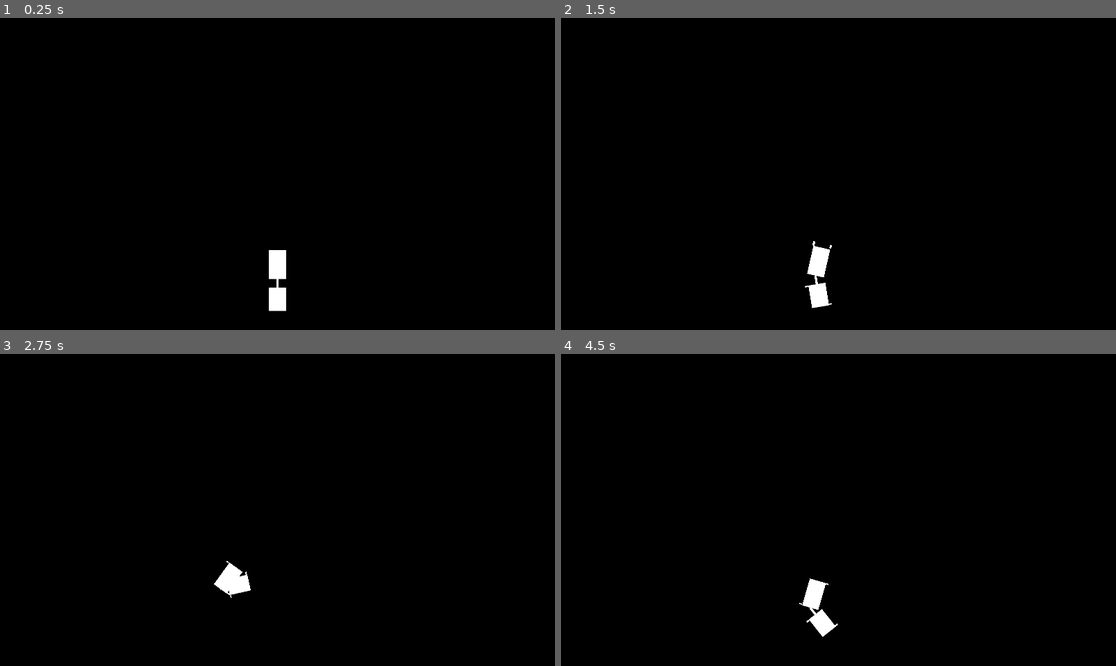
Above: before the commit, frames 1-4 (two rows, left to right).
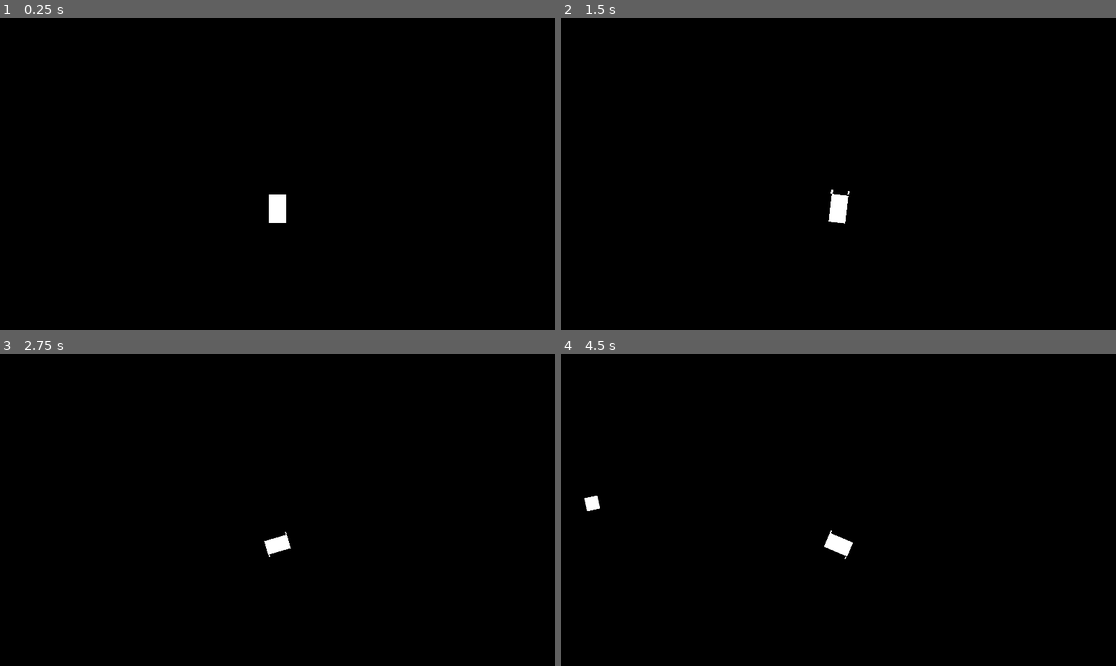
Above: after the commit, the same moments.

Repository: liamfmoran/1-bit-jam
Game: Godot game, scene res://scenes/main.tscn
The game is run twice, just before and just after one commit, with the same random seed, the same clock (stepped at 60 frames per second) and the same inputs.
Inputs:
- Up to frame 1 (0.25 s): no input
- Up to frame 2 (1.5 s): tap Enter at 0.5 s; hold D (turn_right) 0.53-1.28 s; hold S (thrust_reverse) from 1.28 s (still down)
- Up to frame 3 (2.75 s): release S (thrust_reverse) at 2.03 s; hold D (turn_right) from 2.03 s (still down)
- Up to frame 4 (4.5 s): release D (turn_right) at 2.78 s; hold W (thrust_forward) 2.78-3.53 s; hold A (turn_left) from 3.53 s (still down)

The runs differ from the first frame. In frame 1, 0.8% of the frame differs, in the area x 48-52%, y 56-94%; in frame 2, 0.8%; in frame 3, 0.6%; in frame 4, 0.9%, in the area x 4-53%, y 45-91%.

Commit message:
Vertigo simulator

Diff:
--- a/project.godot
+++ b/project.godot
@@ -49,8 +49,8 @@
 
 [physics]
 
+3d/physics_engine="Jolt Physics"
 2d/default_gravity=0.0
-3d/physics_engine="Jolt Physics"
 
 [rendering]
 
--- a/scenes/main.tscn
+++ b/scenes/main.tscn
@@ -7,10 +7,4 @@
 script = ExtResource("1_main")
 
 [node name="Truck" parent="." unique_id=792170668 instance=ExtResource("2_truck")]
-position = Vector2(960, 851)
-forward_thrust_force = 1000.0
-truck_mass = 4.0
-trailer_count = 1
-
-[node name="Camera2D" type="Camera2D" parent="Truck" unique_id=1455526756]
-position = Vector2(0, -314)
+position = Vector2(960, 540)
--- a/scripts/truck/truck.gd
+++ b/scripts/truck/truck.gd
@@ -13,11 +13,16 @@
 @export var camera_zoom_max: float = 0.7
 @export var camera_zoom_speed_ref: float = 400.0
 @export var camera_zoom_smoothing: float = 3.0
+@export var camera_rotation_smoothing: float = 5.0
+@export var camera_forward_offset: float = 120.0
 @export var trailer_count: int = 0
 
 var _flames: Dictionary = {}
 var _thruster_positions: Dictionary = {}
 var _trailers: Array[RigidBody2D] = []
+var _cam_rotation: float = 0.0
+var _cam_zoom: float = 1.0
+var _viewport_center: Vector2
 
 const TRAILER_SCENE := preload("res://scenes/truck/trailer.tscn")
 
@@ -29,6 +34,7 @@
 	angular_damp = angular_damp_value
 	collision_layer = 1
 	collision_mask = 7
+	_viewport_center = get_viewport_rect().size / 2.0
 	_calculate_thruster_positions()
 	_cache_flame_references()
 	_update_truck_visuals()
@@ -52,10 +58,7 @@
 	var speed := linear_velocity.length()
 	var zoom_t := clampf(speed / camera_zoom_speed_ref, 0.0, 1.0)
 	var target_zoom := lerpf(camera_zoom_min, camera_zoom_max, zoom_t)
-	var camera: Camera2D = $Camera2D
-	var current: float = camera.zoom.x
-	var new_zoom := lerpf(current, target_zoom, _delta * camera_zoom_smoothing)
-	camera.zoom = Vector2(new_zoom, new_zoom)
+	_cam_zoom = lerpf(_cam_zoom, target_zoom, _delta * camera_zoom_smoothing)
 
 	if Input.is_action_pressed("thrust_forward"):
 		var force := _local_to_global_dir(Vector2(0, -forward_thrust_force))
@@ -94,6 +97,17 @@
 		)
 		_show_flame("turn_br")
 		_show_flame("turn_tl")
+
+
+func _process(delta: float) -> void:
+	var screen_target := _viewport_center + Vector2(0, camera_forward_offset)
+	_cam_rotation = lerp_angle(_cam_rotation, global_rotation, delta * camera_rotation_smoothing)
+	var xform := Transform2D.IDENTITY
+	xform = xform.translated(-global_position)
+	xform = xform.rotated(-_cam_rotation)
+	xform = xform.scaled(Vector2(_cam_zoom, _cam_zoom))
+	xform = xform.translated(screen_target)
+	get_viewport().canvas_transform = xform
 
 
 func _calculate_thruster_positions() -> void:
